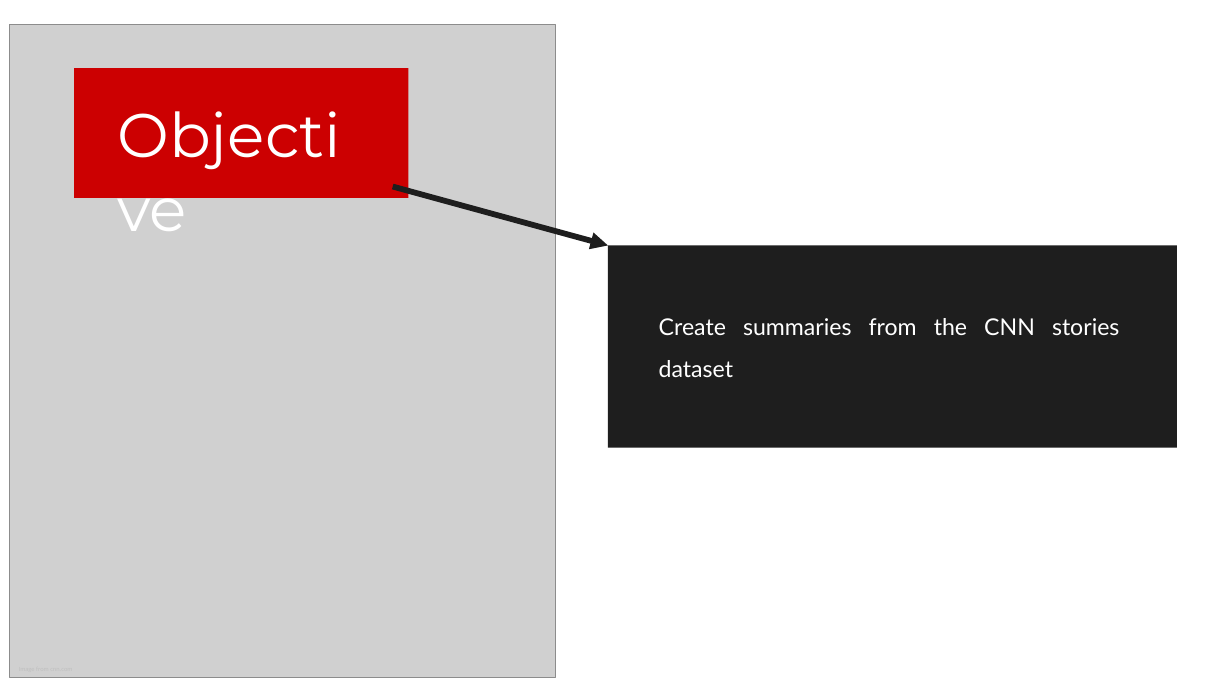
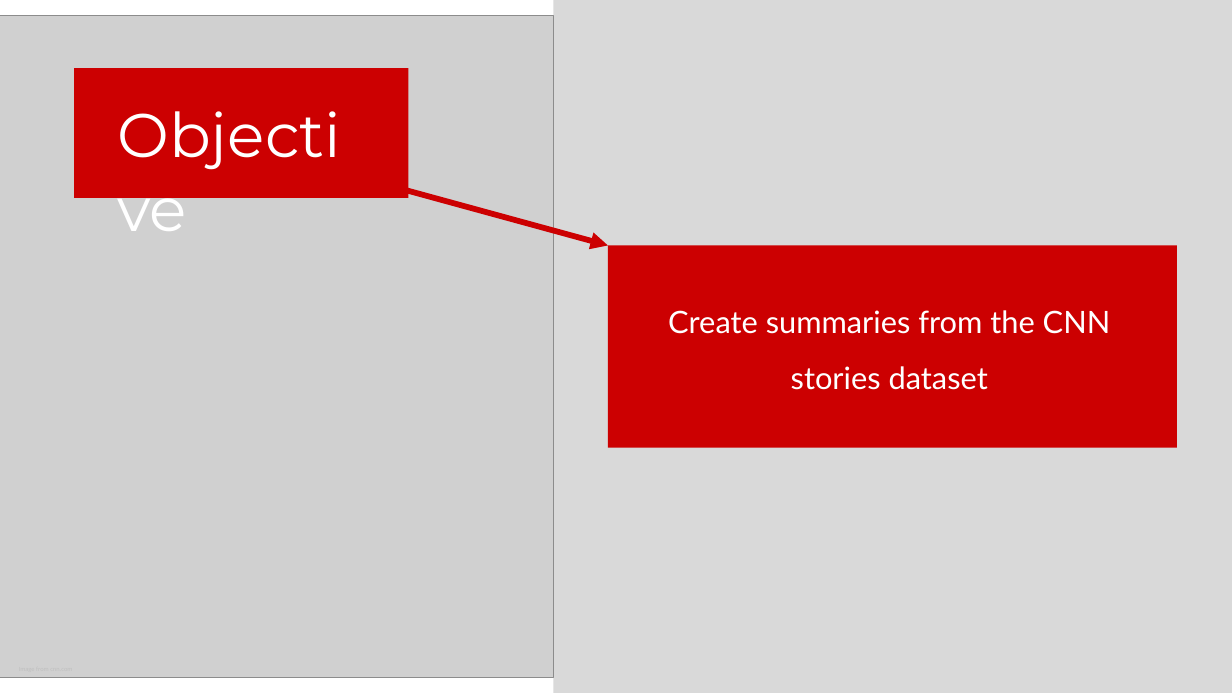
Before and after one commit to federicodeservi/TMS_project, a slide deck: slide 2 of presentation/presentation.pptx. Drawn at 1232x693 pixels with LibreOffice and Linux fonts; fonts in the diff are those of the drawing; grey boxes stand for pictures. Boxes give left, top, right and bottom in pixels: in the first picture for what was removed or moved away, otherwise in the second. Text is boxed around its words. In the diff, an @@ line names an element or a change of style, - is before the commit and + after.

```diff
--- a/presentation/presentation.pptx
+++ b/presentation/presentation.pptx
@@ background #FFFFFF to #D9D9D9 @@
@@ picture: place and size @@
-picture at (9, 25, 555, 677)
+picture at (0, 16, 554, 677)
@@ rectangle added at (0, 0, 554, 693), fill #FFFFFF @@
@@ arrow (393, 187) - (608, 246): stroke #1E1E1E 4.5 pt to #CC0001 4.5 pt @@
@@ rectangle at (608, 246, 1177, 448): fill #1E1E1E to #CC0001 @@
@@ text "Create summaries from the CNN ...": place and size @@
-text "Create summaries from the CNN ..." at (659, 318, 1119, 377)
+text "Create summaries from the CNN ..." at (668, 310, 1111, 390)
@@ text "Create summaries from the CNN ..." at (668, 310, 1111, 390): size 18 to 24 pt; alignment justified to centre @@
```
Also in this commit, not shown: 7 other slides changed, 3 slides added, 2 slides removed, 12 other files.
